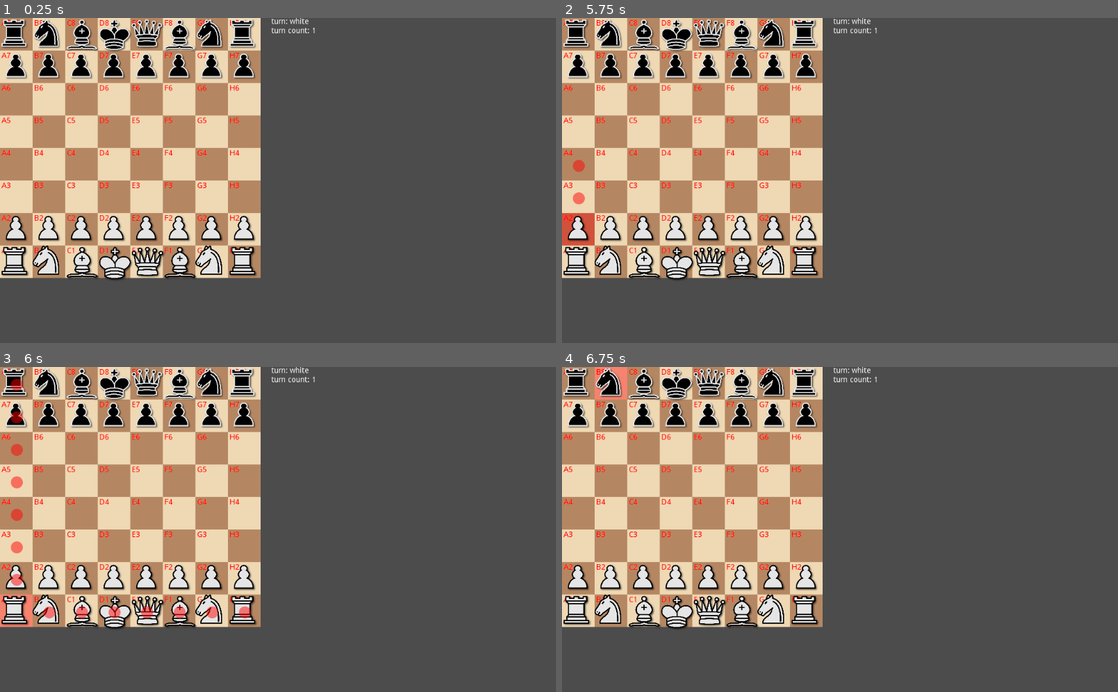
Above: before the commit, frames 1-4 (two rows, left to right).
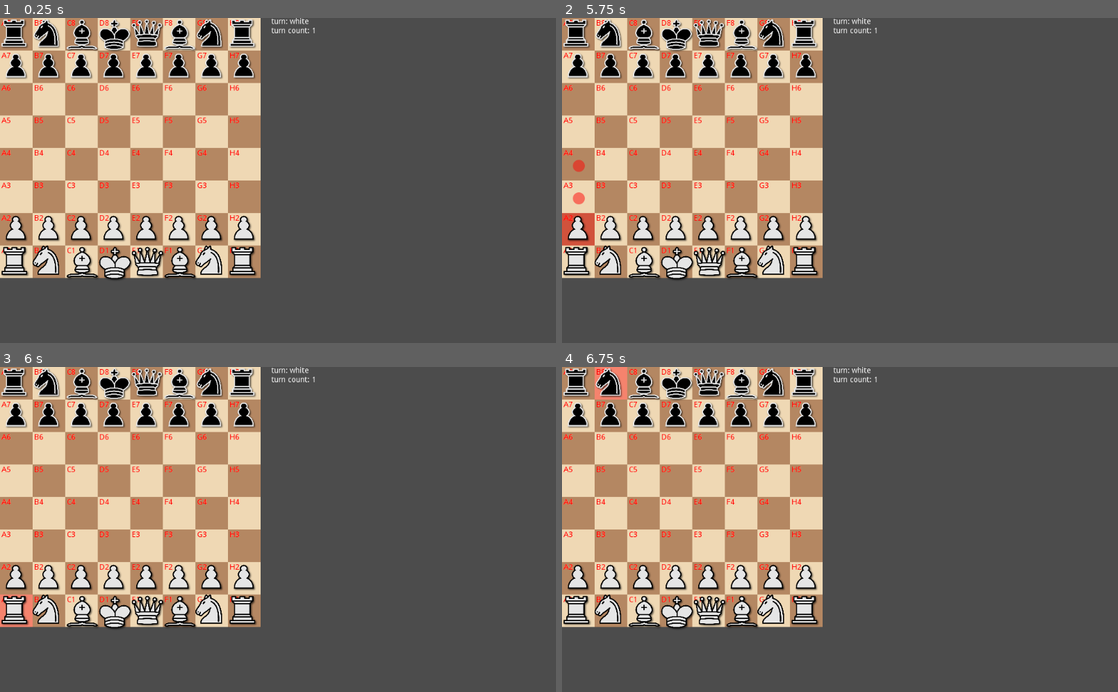
Above: after the commit, the same moments.

Repository: MattBunch/GodotChess2D
Game: Godot game, scene res://Game.tscn
Two runs of this game, one before a commit and one after it. Both use one fixed random seed, a clock stepped at 60 frames per second and the inputs below.
Inputs (mouse positions are in pixels of both pictures, inside the frame that each line leads up to):
- Up to frame 1 (0.25 s): no input
- Up to frame 2 (5.75 s): tap Enter at 0.5, 2, 3.5 s; move the mouse to (578, 34) at 0.52 s; hold D 0.53-1.28 s; click (578, 34) at 0.67 s; tap Space at 1.25, 2.75, 4.25 s; move the mouse to (578, 66) at 1.27 s; click (578, 66) at 1.42 s; move the mouse to (578, 99) at 2.02 s; hold D 2.03-3.53 s; click (578, 99) at 2.17 s; move the mouse to (578, 131) at 2.77 s; click (578, 131) at 2.92 s; move the mouse to (578, 164) at 3.52 s; click (578, 164) at 3.67 s; move the mouse to (578, 196) at 4.27 s; click (578, 196) at 4.42 s; move the mouse to (578, 229) at 5.02 s; click (578, 229) at 5.17 s
- Up to frame 3 (6 s): move the mouse to (16, 610) at 5.77 s; hold D from 5.78 s (still down); click (16, 610) at 5.92 s
- Up to frame 4 (6.75 s): keep holding D; move the mouse to (612, 383) at 6.52 s; click (612, 383) at 6.67 s

Frames 1-2 are identical in both runs. In frame 3, 0.9% of the frame differs, in the area x 1-46%, y 3-78%; in frame 4, nothing differs.

Commit message:
Win condition added

Diff:
--- a/Game.gd
+++ b/Game.gd
@@ -6,6 +6,9 @@
 # array to hold all tiles
 # REFACTOR: rename to board
 onready var tiles = initialize_board()
+
+# label info
+# TODO: create move history label as well
 onready var label = initialize_info_board()
 
 # tile that user clicks on
@@ -14,15 +17,16 @@
 # turn system
 var turn = "white"
 var turn_count = 1
+var game_over = false
+var winning_player
 
 # piece has to have its available moves updated after the tiles on the board has all been initialized
 func _ready():
 	update_all_pieces_available_moves()
 
 func clicked_tile(tile_code):
-	# TODO: change these tiles' commands into individual functions
-	# eg:
-		# process move
+	if game_over:
+		return
 
 	var tile = get_tile_at_code(tile_code)
 
@@ -32,20 +36,15 @@
 
 	elif saved_tile == null:
 		select_tile(tile)
-		# TODO: if tile has piece, show piece's available moves here:
-
 
 	else:
 		print("tile: ",tile.get_tile_code())
 		print("saved_tile: ",saved_tile.get_tile_code())
-		# TODO: process moves between the two tiles here
-
-		# if tile is empty that the selected tile can't move to or tile contains piece of the same color,
-#		if (!saved_tile.has_board_piece() || saved_tile.get_board_piece().get_available_moves().has(tile.get_tile_code())):
-#			print("\nSELECTING NEW TILE")
 
 		# select the new targeted tile
 		# elif target tile is place the piece can move to (empty or contains enemy), process move
+
+		# TODO: refactor winning conditions, its spaghetti nonsense right now
 		if (saved_tile.has_board_piece() && saved_tile.get_board_piece().get_color() == turn
 		&& saved_tile.get_board_piece().get_available_moves().has(tile.get_tile_code())):
 			# move_piece()
@@ -53,7 +52,13 @@
 			var moving_piece = saved_tile.get_board_piece()
 			saved_tile.remove_piece(moving_piece)
 			if (tile.has_board_piece()):
-				tile.remove_piece(tile.get_board_piece())
+				var removing_piece = tile.get_board_piece()
+				if (removing_piece.get_name() == "King"):
+					winning_player = moving_piece.get_color()
+					label.text = winning_player + " is the winner!"
+					game_over = true
+					# end game
+				tile.remove_piece(removing_piece)
 			tile.place_piece(moving_piece, tiles)
 			moving_piece.add_to_move_history(saved_tile.get_tile_code())
 			moving_piece.set_tile_code(tile.get_tile_code())
@@ -66,7 +71,10 @@
 #				King moves to non attacked squares, sliding check x-rays the king
 #    			Interposing moves in case of distant sliding check. The moving piece is not absolutely pinned.
 			update_all_pieces_available_moves()
-			check_handler()
+#			TODO: work with check handler somehow
+			var check_handle = check_handler()
+			print("\ncheck_handle!: ")
+			print(check_handle)
 			hide_available_moves()
 			next_turn()
 		# else select new tile
@@ -75,10 +83,13 @@
 			unselect_tile()
 			select_tile(tile)
 
-		# TODO: function also needs to log move in movements
-		# log_move(tile, saved_tile)
-		# TODO: progress turn
-		# next_turn()
+# TODO: work on check_handler for proper check functionality
+func check_handler():
+	for tile in tiles:
+		if tile.has_board_piece():
+			var piece = tile.get_board_piece()
+			if piece.get_name() == "King":
+				return piece.is_in_check(tiles)
 
 func next_turn():
 	turn_count += 1
@@ -86,7 +97,10 @@
 		turn = "black"
 	elif turn_count % 1 == 0:
 		turn = "white"
-	label.text = get_info_text()
+	var text_input = get_info_text()
+	if (game_over):
+		text_input += "\nWinning player is " + winning_player + "!"
+	label.text = text_input
 
 func select_tile(tile):
 	saved_tile = tile
@@ -151,13 +165,6 @@
 				return tile
 
 	return null
-
-func check_handler():
-	for tile in tiles:
-		if tile.has_board_piece():
-			var piece = tile.get_board_piece()
-			if piece.get_name() == "King":
-				print(piece.is_in_check(tiles))
 
 #  _____       _ _   _       _ _          _   _
 # |_   _|     (_) | (_)     | (_)        | | (_)
@@ -240,3 +247,27 @@
 	new_label.rect_position = Vector2(500, 0)
 	add_child(new_label)
 	return new_label
+
+
+#
+#  _____       _
+# |  __ \     | |
+# | |  | | ___| |__  _   _  __ _
+# | |  | |/ _ \ '_ \| | | |/ _` |
+# | |__| |  __/ |_) | |_| | (_| |
+# |_____/ \___|_.__/ \__,_|\__, |
+#                           __/ |
+#                          |___/
+#
+# DEBUG:
+#
+#func _input(event):
+#	if Input.is_key_pressed(KEY_D):
+#		for tile in tiles:
+#			if tile.has_board_piece():
+#				var piece = tile.get_board_piece()
+#				var piece_name = piece.get_name()
+#				var valid_names = ["King", "Bishop", "Rook"]
+#				if !(valid_names.has(piece_name)):
+#					tile.remove_piece(piece)
+#					update_all_pieces_available_moves()
--- a/Pieces/ChessPieceBase.gd
+++ b/Pieces/ChessPieceBase.gd
@@ -34,39 +34,78 @@
 			if move == friendly_tile:
 				input_available_moves.erase(move)
 
+# remove moves that don't affect check
+func remove_moves_for_check(check_moves):
+	var output
+	for move in get_available_moves():
+		for check_move in check_moves:
+			if move == check_move:
+				output.append(move)
+
+	set_available_moves(output)
+
 # rooks (horizontal, vertical), bishops(diagonal) queens (uses both)
 
 func get_all_vertical_moves(board, enemy_occupied_tiles, friendly_occupied_tiles):
+	var output = []
 	# negative
-	var output = []
-
-	for n in range(8, get_row(), -1):
-		var tile_code = get_col() + str(n)
-		output.append(tile_code)
+	var row_num_neg = int(get_row())
+	var is_blocked_neg = false
+
+	while(row_num_neg > 0):
+		row_num_neg -= 1
+		var tile_code = get_col() + str(row_num_neg)
+
+		if !(is_blocked_neg):
+			is_blocked_neg = check_for_piece(tile_code, board, output)
+
+		if !(is_blocked_neg):
+			output.append(tile_code)
 
 
 	# positive
-	for n in range(1, get_row()):
-		var tile_code = get_col() + str(n)
-		output.append(tile_code)
+	var row_num_pos = int(get_row())
+	var is_blocked_pos = false
+
+	while(row_num_pos < 8):
+		row_num_pos += 1
+		var tile_code = get_col() + str(row_num_pos)
+		if !(is_blocked_pos):
+			is_blocked_pos = check_for_piece(tile_code, board, output)
+
+		if !(is_blocked_pos):
+			output.append(tile_code)
+
 
 	return output
 
 func get_all_horizontal_moves(board, enemy_occupied_tiles, friendly_occupied_tiles):
 	var output = []
-	var col_num = ord(get_col())
 
 	# negative
-	for n in range(ord("H"), col_num, -1):
-		var tile_code = char(n) + get_row()
-		output.append(tile_code)
-
+	var col_num_neg = ord(get_col())
+	var is_blocked_neg = false
+	while(col_num_neg > ord("A")):
+		col_num_neg -= 1
+		var tile_code = char(col_num_neg) + get_row()
+		if !(is_blocked_neg):
+			is_blocked_neg = check_for_piece(tile_code, board, output)
+
+		if !(is_blocked_neg):
+			output.append(tile_code)
 
 	# positive
-	for n in range(ord("A"), col_num):
-		var tile_code = char(n) + get_row()
-		output.append(tile_code)
-
+	var col_num_pos = ord(get_col())
+	var is_blocked_pos = false
+
+	while(col_num_pos < ord("H")):
+		col_num_pos += 1
+		var tile_code = char(col_num_pos) + get_row()
+		if !(is_blocked_pos):
+			is_blocked_pos = check_for_piece(tile_code, board, output)
+
+		if !(is_blocked_pos):
+			output.append(tile_code)
 
 	return output
 
--- a/Pieces/King.gd
+++ b/Pieces/King.gd
@@ -1,8 +1,9 @@
 extends ChessPieceBase
 
-# Called when the node enters the scene tree for the first time.
-func _ready():
-	pass # Replace with function body.
+var can_check = true
+
+func move():
+	can_check = false
 
 func is_in_check(board):
 	for tile in board:
@@ -10,8 +11,10 @@
 			var piece = tile.get_board_piece()
 			if piece.get_color() != get_color():
 				if piece.get_available_moves().has(get_tile_code()):
-					return get_color() + " king" + " is in check"
-	return get_color() + " king" + " is NOT in check"
+					print(get_color() + " king" + " is in check")
+					return [self, piece.get_available_moves()]
+	print(get_color() + " king" + " is NOT in check")
+	return false
 
 func update_available_moves(_board, _enemy_occupied_tiles, friendly_occupied_tiles):
 	# just get every surrounding note code
Not shown, changed: DEVLOG.md
